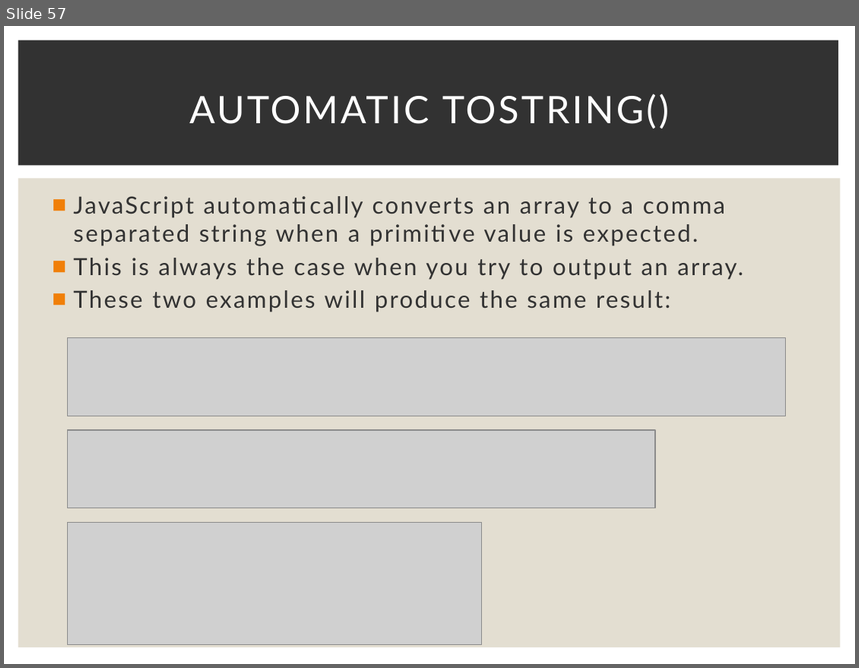
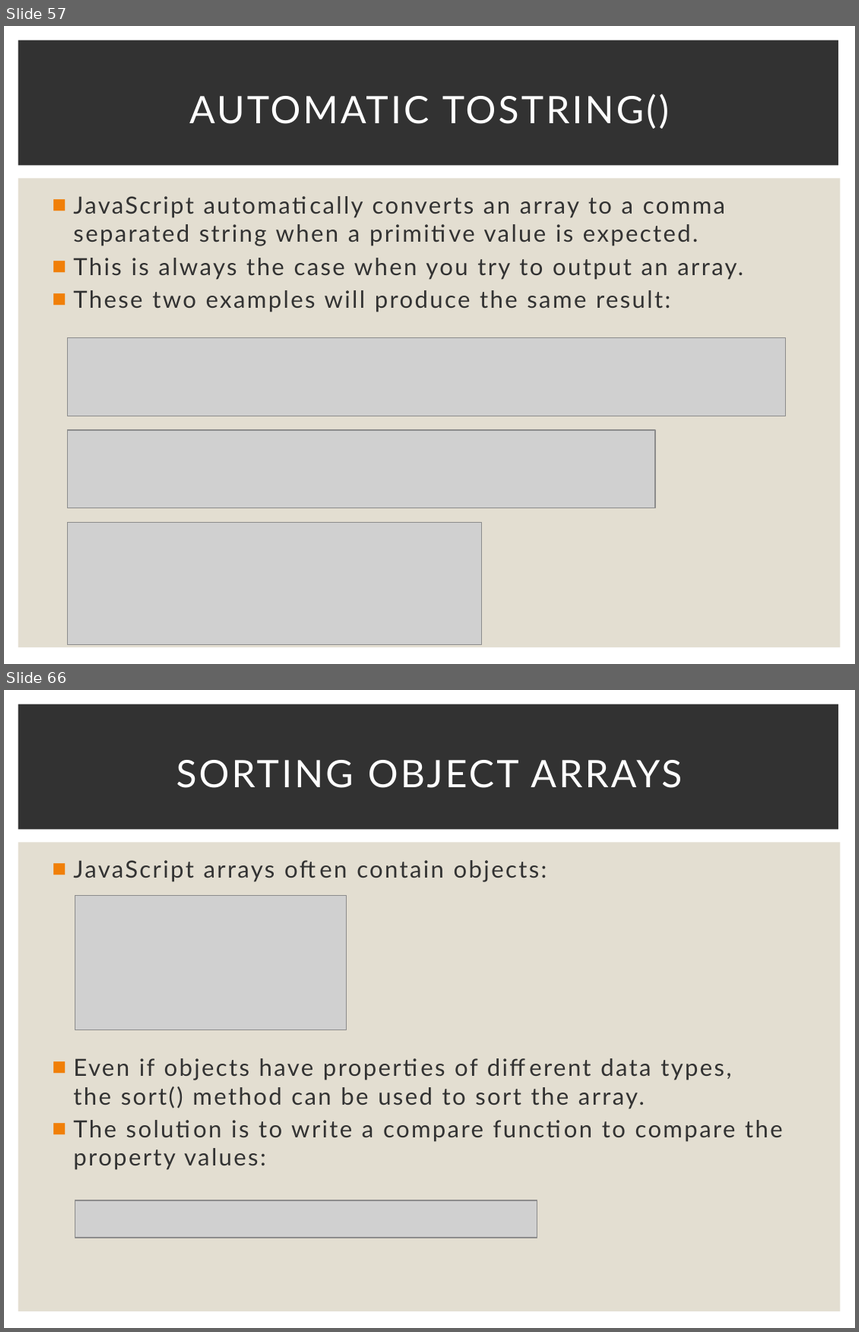
Before and after one commit to Karamihova/Fundamentals-JS, a slide deck: Programming Prep.pptx. Shown one above the other, each under a label of ours: slide 57 before the commit, slides 57 and 66 after it; the slides between them are not shown. The pictures are 859x668 and 859x1332 pixels, drawn with LibreOffice and Linux fonts; fonts in the diff are those of the drawing; grey boxes stand for pictures. Boxes give left, top, right and bottom in pixels: in the first picture for what was removed or moved away, otherwise in the second. Text is boxed around its words. In the diff, an @@ line names an element or a change of style, - is before the commit and + after.

```diff
--- a/Programming Prep.pptx
+++ b/Programming Prep.pptx
@@ slide 66 added at <box>4,690,855,1328</box>, background #FFFFFF; not listed: 2 template elements that a slide beside it also shows @@
@@ title added at <box>177,760,682,788</box>, 32 pt, text #FFFFFF @@
+SORTING OBJECT ARRAYS
@@ text added at <box>73,860,783,1170</box>, 20 pt, text #323232 @@
+■ JavaScript arrays often contain objects:
+■ Even if objects have properties of different data types, the sort() method can be used to sort the array.
+■ The solution is to write a compare function to compare the property values:
@@ picture added at <box>75,896,346,1030</box> @@
@@ picture added at <box>75,1201,537,1238</box> @@
```
Also in this commit, not shown: 1 slide changed, 20 other slides added.
